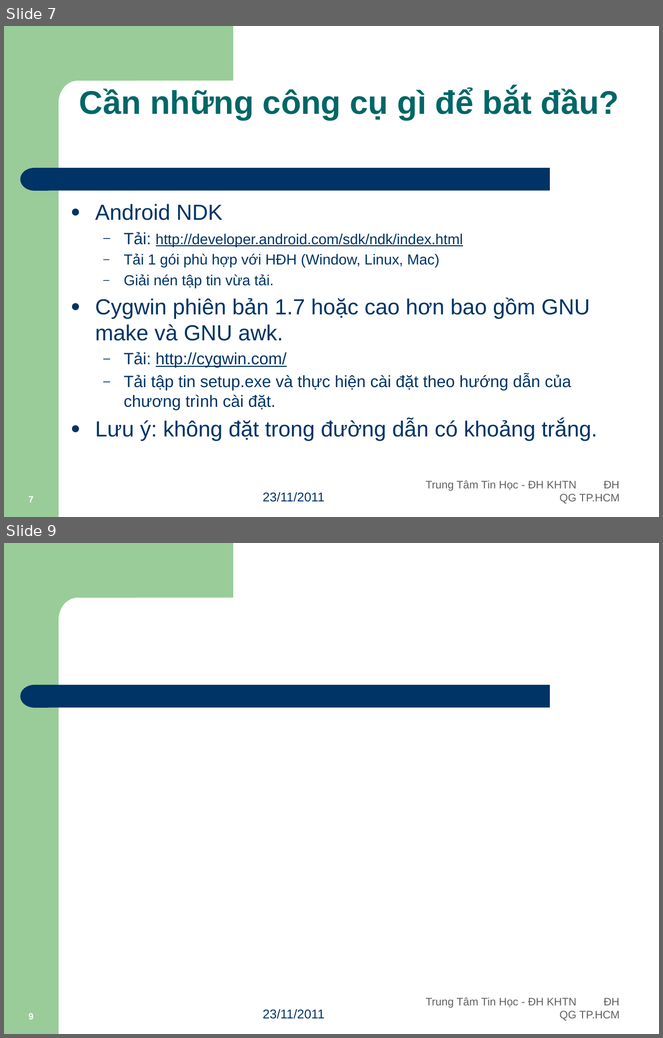
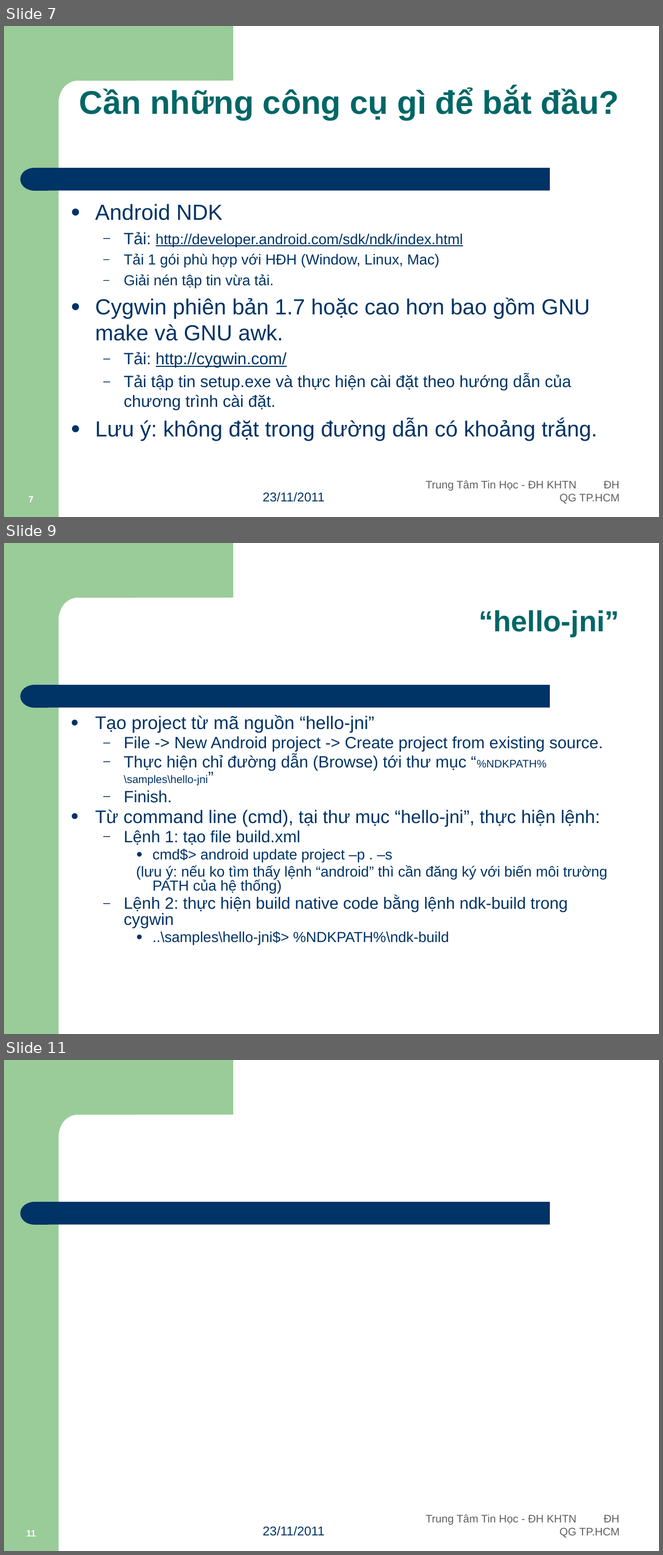
Before and after one commit to Timon-CHP/t3hand, a slide deck: lessions/Android_Par12_AndroidNDK.pptx. Shown one above the other, each under a label of ours: slides 7 and 9 before the commit, slides 7, 9 and 11 after it; the slides between them are not shown. The pictures are 663x1038 and 663x1555 pixels, drawn with LibreOffice and Linux fonts; fonts in the diff are those of the drawing. Boxes give left, top, right and bottom in pixels: in the first picture for what was removed or moved away, otherwise in the second. Text is boxed around its words. In the diff, an @@ line names an element or a change of style, - is before the commit and + after.

```diff
--- a/lessions/Android_Par12_AndroidNDK.pptx
+++ b/lessions/Android_Par12_AndroidNDK.pptx
@@ slide 9 added at [4,543,659,1034], background #FFFFFF; not listed: 4 template elements that a slide beside it also shows @@
@@ title added at [479,610,619,637], 32 pt, text #006666, bold @@
+“hello-jni”
@@ text added at [95,715,608,945], 18 pt, text #003366 @@
+● Tạo project từ mã nguồn “hello-jni”
+  – File -> New Android project -> Create project from existing source.
+  – Thực hiện chỉ đường dẫn (Browse) tới thư mục “%NDKPATH%\samples\hello-jni”
+  – Finish.
+● Từ command line (cmd), tại thư mục “hello-jni”, thực hiện lệnh:
+  – Lệnh 1: tạo file build.xml
+    ● cmd$> android update project –p . –s
+    (lưu ý: nếu ko tìm thấy lệnh “android” thì cần đăng ký với biến môi trường PATH của hệ thống)
+  – Lệnh 2: thực hiện build native code bằng lệnh ndk-build trong cygwin
+    ● ..\samples\hello-jni$> %NDKPATH%\ndk-build
@@ what was slide 9 is now slide 11 @@
@@ page number at [26,1531,36,1537]: text changed @@
-9
+11
```
Also in this commit, not shown: 1 slide changed, 1 other slide added.
